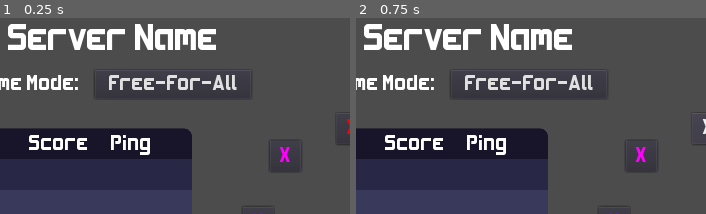
Above: before the commit, frames 1-2 (left to right).
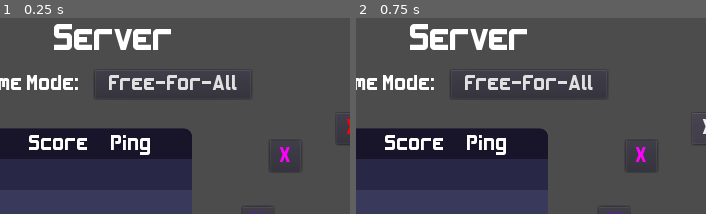
Above: after the commit, the same moments.

Repository: kdreese/godot-3D-shooter-project
Game: Godot game, scene res://src/states/Lobby.tscn
The game is run twice, just before and just after one commit, with the same random seed, the same clock (stepped at 60 frames per second) and the same inputs. This scene is started directly instead of the project's main scene.
Inputs:
- Up to frame 1 (0.25 s): no input
- Up to frame 2 (0.75 s): click "X" at 0.5 s
The pictures show only the part of the screen within x 33-83%, y 0-50%; the shares and areas given below are measured in that part.

The runs differ from the first frame. In frame 1, 4.3% of the frame differs, in the area x 2-62%, y 3-17%; in frame 2, 4.3%.
Error after the commit: Invalid set index 'disabled' (on base: 'null instance') with value of type 'bool'. (res://src/states/Lobby.gd:224)

Commit message:
Mostly implement dedicated server

Diff:
--- a/src/autoload/Multiplayer.gd
+++ b/src/autoload/Multiplayer.gd
@@ -49,21 +49,45 @@
 		if args[i] == "--port":
 			if i == args.size() - 1:
 				print("Error, please specify a port number after --port")
-				OS.exit(1)
+				get_tree().quit(1)
 				return
 			var port_arg := args[i + 1]
 			if not port_arg.is_valid_integer():
 				print("Error, \"%s\" is not a valid integer" % port_arg)
-				OS.exit(1)
+				get_tree().quit(1)
 				return
 			var new_port := int(port_arg)
 			if new_port < 0 or new_port > 65535:
 				print("Error, port must be between 0 and 65535, found %d" % new_port)
-				OS.exit(1)
+				get_tree().quit(1)
 				return
 			Global.config.port = new_port
 			break
+	var error := host_server()
+	if error:
+		print("Error, unable to host a server")
+		get_tree().quit(1)
+		return
+	print("Hosting a dedicated server on port %d" % Global.config.port)
 	get_tree().change_scene("res://src/states/Lobby.tscn")
+
+
+# Attempts to create a server and sets the network peer if successful
+func host_server() -> int:
+	var peer := NetworkedMultiplayerENet.new()
+	var error := peer.create_server(Global.config.port, 4)
+	if not error:
+		get_tree().set_network_peer(peer)
+	return error
+
+
+# Attempts to create a client peer and join a server
+func join_server() -> int:
+	var peer := NetworkedMultiplayerENet.new()
+	var error := peer.create_client(Global.config.address, Global.config.port)
+	if not error:
+		get_tree().set_network_peer(peer)
+	return error
 
 
 func _player_connected(id: int):
@@ -75,7 +99,6 @@
 
 func _player_disconnected(id: int):
 	print("Player id %d disconnected" % [id])
-	# warning-ignore:return_value_discarded
 	player_info.erase(id) # Erase player from info.
 
 	# Call function to update lobby UI here
@@ -113,8 +136,7 @@
 
 
 func _cleanup_network_peer() -> void:
-	if get_tree().network_peer:
-		get_tree().network_peer = null
+	get_tree().set_network_peer(null)
 
 
 # Initiate a ping handshake.
@@ -164,16 +186,19 @@
 # Disconnect from the session.
 func disconnect_from_session() -> void:
 	Input.mouse_mode = Input.MOUSE_MODE_VISIBLE
-	get_tree().network_peer = null
+	_cleanup_network_peer()
 	player_info = {}
-	var error := get_tree().change_scene("res://src/states/Menu.tscn")
-	assert(not error)
+	if dedicated_server:
+		get_tree().quit()
+	else:
+		var error := get_tree().change_scene("res://src/states/Menu.tscn")
+		assert(not error)
 
 
 # Get the player id for this instance. If connected to a server, this is equivalent to the unique
 # network id. If in free play, this will always return 1.
 func get_player_id() -> int:
-	if get_tree().network_peer:
+	if get_tree().has_network_peer():
 		return get_tree().get_network_unique_id()
 	else:
 		return 1
--- a/src/levels/Level.tscn
+++ b/src/levels/Level.tscn
@@ -347,3 +347,6 @@
 
 [node name="Target40" parent="Targets" instance=ExtResource( 1 )]
 transform = Transform( 1, 0, 0, 0, 0.573576, -0.819152, 0, 0.819152, 0.573576, -2.5, 6, -9 )
+
+[node name="SpectatorCamera" type="Camera" parent="."]
+transform = Transform( -0.707107, -0.5, 0.5, 0, 0.707107, 0.707107, -0.707107, 0.5, -0.5, 22.5, 25, -22.5 )
--- a/src/objects/Player.gd
+++ b/src/objects/Player.gd
@@ -38,7 +38,7 @@
 func should_control() -> bool:
 	if Input.mouse_mode != Input.MOUSE_MODE_CAPTURED:
 		return false
-	if get_tree().network_peer == null:
+	if not get_tree().has_network_peer():
 		return true
 	return is_network_master()
 
@@ -72,7 +72,7 @@
 			if iframe_timer <= 0.0:
 				is_vulnerable = true
 
-		if (not get_tree().network_peer) or is_network_master():
+		if (not get_tree().has_network_peer()) or is_network_master():
 			var wishdir := Vector2.ZERO
 			var jump_pressed := false
 			if should_control():
@@ -96,7 +96,7 @@
 			velocity.y -= delta * GRAVITY
 			velocity = move_and_slide_with_snap(velocity, Vector3.ZERO if jumping else Vector3.DOWN, Vector3.UP, true)
 
-	if get_tree().network_peer and is_network_master():
+	if get_tree().has_network_peer() and is_network_master():
 		rpc_unreliable("set_network_transform", translation, head.global_rotation)
 
 
--- a/src/objects/Target.gd
+++ b/src/objects/Target.gd
@@ -6,7 +6,7 @@
 
 
 func on_raycast_hit(player_id: int) -> void:
-	if get_tree().network_peer:
+	if get_tree().has_network_peer():
 		rpc("destroy_self", player_id)
 	destroy_self(player_id)
 
--- a/src/states/Game.gd
+++ b/src/states/Game.gd
@@ -19,9 +19,6 @@
 func _ready() -> void:
 	randomize()
 
-	# Add the current player to the scoreboard.
-	$UI/Scoreboard.add_player(Multiplayer.get_player_id())
-
 	var curr_level := preload("res://src/levels/Level.tscn").instance() as Spatial
 	add_child(curr_level)
 	spawn_points = get_tree().get_nodes_in_group("SpawnPoints")
@@ -29,7 +26,15 @@
 
 	spawn_new_targets_if_host()
 
-	spawn_player()
+	if Multiplayer.dedicated_server:
+		var camera := curr_level.get_node_or_null("SpectatorCamera") as Camera
+		if camera:
+			camera.current = true
+		find_node("Reticle").hide()
+	else:
+		spawn_player()
+		# Add the current player to the scoreboard.
+		$UI/Scoreboard.add_player(Multiplayer.get_player_id())
 	for player_id in Multiplayer.player_info.keys():
 		if player_id != Multiplayer.get_player_id():
 			spawn_peer_player(player_id)
@@ -48,7 +53,7 @@
 		if get_tree().is_network_server():
 			rpc("end_of_match")
 			end_of_match()
-		elif not get_tree().get_network_peer():
+		elif not get_tree().has_network_peer():
 			var error := get_tree().change_scene("res://src/states/Menu.tscn")
 			assert(not error)
 
@@ -112,7 +117,7 @@
 # Spawn a few targets, only if we are the network host.
 func spawn_new_targets_if_host() -> void:
 	var targets := select_targets()
-	if not get_tree().network_peer:
+	if not get_tree().has_network_peer():
 		spawn_targets(targets)
 	elif get_tree().is_network_server():
 		spawn_targets(targets)
@@ -144,7 +149,7 @@
 	var error := my_player.connect("player_death", self, "move_to_spawn_point", [my_player])
 	assert(not error)
 	my_player.get_node("Nameplate").hide()
-	if get_tree().network_peer:
+	if get_tree().has_network_peer():
 		var self_peer_id := get_tree().get_network_unique_id()
 		my_player.set_name(str(self_peer_id))
 		my_player.set_network_master(self_peer_id)
@@ -196,9 +201,10 @@
 
 remote func end_of_match() -> void:
 	var player_id := Multiplayer.get_player_id()
-	var my_player := $Players.get_node(str(player_id))
-	# Stop players from shooting
-	my_player.is_active = false
+	if not Multiplayer.dedicated_server:
+		var my_player := $Players.get_node(str(player_id))
+		# Stop players from shooting
+		my_player.is_active = false
 	# TODO - Display final scores/winner before going back to lobby
 	# Send back to lobby with updated scores
 	for id in Multiplayer.player_info.keys():
--- a/src/states/Lobby.gd
+++ b/src/states/Lobby.gd
@@ -47,12 +47,13 @@
 		server_name.text = Multiplayer.player_info[1].name + "'s Server"
 	if get_tree().is_network_server():
 		Multiplayer.player_latency[1] = 0
-	generate_button_grid()
 	sync_mode(Multiplayer.game_mode)
 	# If colors are already selected (like if a match just ended) preserve them.
 	for player_id in Multiplayer.player_info.keys():
 		if "team_id" in Multiplayer.player_info[player_id]:
 			chosen_colors[player_id] = Multiplayer.player_info[player_id].team_id
+	if not Multiplayer.dedicated_server:
+		generate_button_grid()
 	update_table()
 	update_buttons()
 	var error = Multiplayer.connect("latency_updated", self, "on_latency_update")
@@ -80,7 +81,6 @@
 func player_disconnected(player_id: int) -> void:
 	update_table()
 	if get_tree().is_network_server():
-		# warning-ignore:return_value_discarded
 		chosen_colors.erase(player_id)
 		update_buttons()
 		rpc("sync_chosen_colors", chosen_colors)
@@ -185,7 +185,6 @@
 		button.rect_position = center - BUTTON_CIRCLE_RADIUS * Vector2(-sin(angle), cos(angle))
 		var error := button.connect("button_down", self, "on_color_button_press", [angle_idx])
 		assert(not error)
-	update_buttons()
 
 
 # Update the information stored in the table.
@@ -217,28 +216,26 @@
 
 # Update the enabled/disabled state for all buttons.
 func update_buttons() -> void:
-	for idx in range(len(COLORS)):
-		var button := button_circle.get_node(str(idx)) as Button
-		# Do not allow multiple people to select the same color in free-for-all mode.
-		if Multiplayer.game_mode == Multiplayer.GameMode.FFA:
-			button.disabled = (idx in chosen_colors.values())
+	if not Multiplayer.dedicated_server:
+		for idx in range(len(COLORS)):
+			var button := button_circle.get_node(str(idx)) as Button
+			# Do not allow multiple people to select the same color in free-for-all mode.
+			if Multiplayer.game_mode == Multiplayer.GameMode.FFA:
+				button.disabled = (idx in chosen_colors.values())
+			else:
+				button.disabled = false
+			# If we are not selecting a button (e.g. after a mode change), clear focus for all buttons.
+			if not (Multiplayer.get_player_id() in chosen_colors):
+				button.focus_mode = Control.FOCUS_NONE
+	var all_players_selected := true
+	var selected_colors := []
+	for player_id in Multiplayer.player_info:
+		if player_id in chosen_colors:
+			if not (chosen_colors[player_id] in selected_colors):
+				selected_colors.append(chosen_colors[player_id])
 		else:
-			button.disabled = false
-		# If we are not selecting a button (e.g. after a mode change), clear focus for all buttons.
-		if not (Multiplayer.get_player_id() in chosen_colors):
-			button.focus_mode = Control.FOCUS_NONE
-	if not get_tree().is_network_server():
-		start_button.disabled = true
-	else:
-		var all_players_selected := true
-		var selected_colors := []
-		for player_id in Multiplayer.player_info:
-			if player_id in chosen_colors:
-				if not (chosen_colors[player_id] in selected_colors):
-					selected_colors.append(chosen_colors[player_id])
-			else:
-				all_players_selected = false
-
-		# Do not allow the game to start unless all players have selected colors and there is more than one team in
-		# total.
-		start_button.disabled = not (all_players_selected and len(selected_colors) > 1)
+			all_players_selected = false
+
+	# Do not allow the game to start unless all players have selected colors and there is more than one team in
+	# total.
+	start_button.disabled = not (all_players_selected and len(selected_colors) > 0)
--- a/src/states/Lobby.tscn
+++ b/src/states/Lobby.tscn
@@ -28,7 +28,7 @@
 margin_right = -40.0
 margin_bottom = 95.0
 custom_fonts/font = ExtResource( 1 )
-text = "Server Name"
+text = "Server"
 align = 1
 
 [node name="HBoxContainer" type="HBoxContainer" parent="."]
--- a/src/states/Menu.gd
+++ b/src/states/Menu.gd
@@ -24,6 +24,7 @@
 	var error := get_tree().change_scene("res://src/states/Game.tscn")
 	assert(not error)
 
+
 # Go to the multiplayer lobby.
 func go_to_lobby() -> void:
 	var error := get_tree().change_scene("res://src/states/Lobby.tscn")
@@ -32,9 +33,7 @@
 
 # Create and host a multiplayer session. Triggered by the "Host" button.
 func host_session() -> void:
-	var peer := NetworkedMultiplayerENet.new()
-	# warning-ignore:narrowing_conversion
-	var error := peer.create_server(Global.config.port, 4)
+	var error := Multiplayer.host_server()
 	if error:
 		OS.alert("Could not create server!")
 		return
@@ -46,7 +45,6 @@
 		"latest_score": null,
 	}
 	Multiplayer.player_info[1] = my_info
-	get_tree().network_peer = peer
 	go_to_lobby()
 
 
@@ -66,14 +64,11 @@
 
 # Join a session that someone else is hosting. Triggered by the "Join" button.
 func join_session() -> void:
-	var peer := NetworkedMultiplayerENet.new()
-	# warning-ignore:narrowing_conversion
-	var error := peer.create_client(Global.config.address, Global.config.port)
+	var error := Multiplayer.join_server()
 	if error:
 		OS.alert("Could not create client!")
 		return
 	disable_play_buttons()
-	get_tree().network_peer = peer
 	# Wait until Multiplayer gets a connection_ok to join, at which point the Multiplayer
 	# class calls "session_joined".
 	# TODO: figure out how to shorten the timeout
--- a/src/states/PauseMenu.gd
+++ b/src/states/PauseMenu.gd
@@ -8,7 +8,7 @@
 func _ready() -> void:
 	if get_tree().is_network_server():
 		disconnect_button.text = "Stop Hosting"
-	if not get_tree().network_peer:
+	if not get_tree().has_network_peer():
 		disconnect_button.text = "Quit Free Play"
 	mouse_sens_slider.value = Global.config["mouse_sensitivity"]
 
--- a/src/states/Scoreboard.gd
+++ b/src/states/Scoreboard.gd
@@ -87,5 +87,5 @@
 	var id := Multiplayer.get_player_id() as int
 	individual_score[id] = individual_score[id] + 1
 	update_display()
-	if get_tree().network_peer:
+	if get_tree().has_network_peer():
 		rpc("update_score", individual_score)
